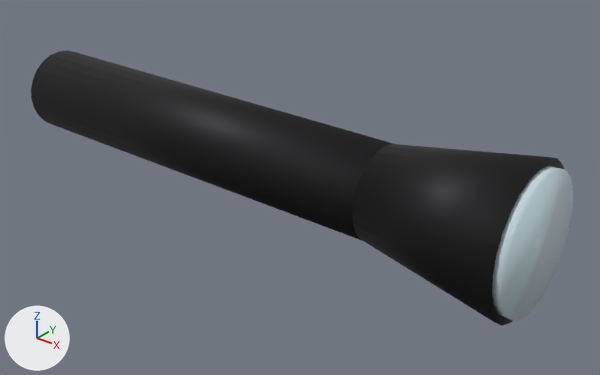
A saved change to the glTF model SourceArt/Models/SM_Flashlight.glb.
Before and after are seen from a 50 mm lens placed at (0.1673, -0.1612, 0.0936), pointed at (0.0329, 0.0068, -0.0106). Every picture has the same lights, and +X, +Y and +Z are marked at lower left. The first picture is the older version. Vertices at exactly the same position are counted once.

The first picture shows 'SM_Flashlight'.
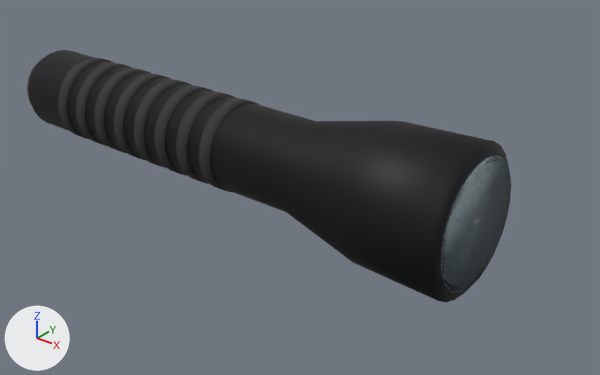
Changed parts and their boxes (x1, y1, x2, y2) in the pictures (600 x 375 px):
'SM_Flashlight', reshaped (11% narrower, 9% shorter): before (31, 50, 573, 326); after (27, 50, 511, 302)
part 1 of me_sm_flashlight, added: after (58, 58, 114, 140)
part 2 of me_sm_flashlight, added: after (76, 63, 132, 146)
part 3 of me_sm_flashlight, added: after (94, 68, 152, 153)
part 4 of me_sm_flashlight, added: after (114, 74, 173, 160)
part 5 of me_sm_flashlight, added: after (134, 79, 191, 168)
part 6 of me_sm_flashlight, added: after (154, 85, 214, 176)
part 7 of me_sm_flashlight, added: after (176, 92, 236, 184)
part 8 of me_sm_flashlight, added: after (199, 98, 260, 192)
part 9 of me_sm_flashlight, added (pale blue): after (441, 156, 511, 293)
part 10 of me_sm_flashlight, rebuilt (34% wider, 32% taller): before (31, 50, 393, 240); after (27, 50, 511, 302)
part 11 of me_sm_flashlight, deleted (black): before (352, 144, 564, 326)
part 12 of me_sm_flashlight, deleted (pale blue): before (492, 166, 573, 321)

Patch to the scene script:
```diff
--- a/SourceArt/Models/SM_Flashlight.glb.py
+++ b/SourceArt/Models/SM_Flashlight.glb.py
@@ me_sm_flashlight @@
-me_sm_flashlight.from_pydata(...)  # 192 vertices, 368 faces; spans x -0.07..0.108, y -0.02..0.02, z -0.02..0.02
+me_sm_flashlight.from_pydata(...)  # 857 vertices, 1662 faces; spans x -0.075..0.092, y -0.02..0.02, z -0.02..0.02
+# me_sm_flashlight part 1: a new loose piece, a 28-sided cylinder along x spanning x -0.05..-0.046, y -0.0134..0.0134, z -0.0134..0.0134, in mat_m_blackpolymer (dark grey #303030)
+# me_sm_flashlight part 2: a new loose piece, a 28-sided cylinder along x spanning x -0.041..-0.037, y -0.0134..0.0134, z -0.0134..0.0134, in mat_m_blackpolymer (dark grey #303030)
+# me_sm_flashlight part 3: a new loose piece, a 28-sided cylinder along x spanning x -0.032..-0.028, y -0.0134..0.0134, z -0.0134..0.0134, in mat_m_blackpolymer (dark grey #303030)
+# me_sm_flashlight part 4: a new loose piece, a 28-sided cylinder along x spanning x -0.023..-0.019, y -0.0134..0.0134, z -0.0134..0.0134, in mat_m_blackpolymer (dark grey #303030)
+# me_sm_flashlight part 5: a new loose piece, a 28-sided cylinder along x spanning x -0.014..-0.01, y -0.0134..0.0134, z -0.0134..0.0134, in mat_m_blackpolymer (dark grey #303030)
+# me_sm_flashlight part 6: a new loose piece, a 28-sided cylinder along x spanning x -0.005..-0.001, y -0.0134..0.0134, z -0.0134..0.0134, in mat_m_blackpolymer (dark grey #303030)
+# me_sm_flashlight part 7: a new loose piece, a 28-sided cylinder along x spanning x 0.004..0.008, y -0.0134..0.0134, z -0.0134..0.0134, in mat_m_blackpolymer (dark grey #303030)
+# me_sm_flashlight part 8: a new loose piece, a 28-sided cylinder along x spanning x 0.013..0.017, y -0.0134..0.0134, z -0.0134..0.0134, in mat_m_blackpolymer (dark grey #303030)
+# me_sm_flashlight part 9: a new loose piece, a 28-sided cylinder along x spanning x 0.09..0.092, y -0.017..0.017, z -0.017..0.017, in mat_m_glass (pale blue #cbe1e7)
+# me_sm_flashlight part 10: the loose piece of 48 vertices spanning x -0.065..0.065, y -0.013..0.013, z -0.013..0.013 is rebuilt with 169 vertices and now spans x -0.07..0.092, y -0.02..0.02, z -0.02..0.02
+# me_sm_flashlight part 11: the loose piece of 48 vertices spanning x 0.065..0.105, y -0.02..0.02, z -0.02..0.02 is deleted
+# me_sm_flashlight part 12: the loose piece of 48 vertices spanning x 0.104..0.108, y -0.018..0.018, z -0.018..0.018 is deleted
+# other edits to the shape of me_sm_flashlight do not show in these pictures
 me_sm_flashlight.materials.append(mat_m_darksteel)
@@ me_sm_flashlight @@
 me_sm_flashlight.materials.append(mat_m_rubber)
+me_sm_flashlight.materials.append(mat_m_blackpolymer)  # dark grey #303030
+me_sm_flashlight.materials.append(mat_m_chrome)  # light grey #cbcbce
+me_sm_flashlight.materials.append(mat_m_steel)  # dark grey #3f3f42
```
